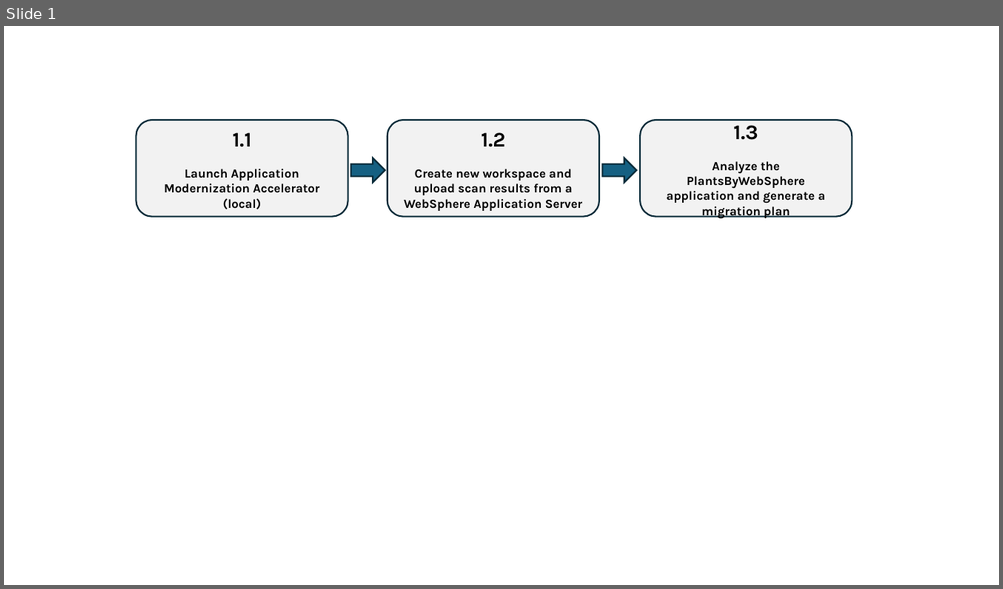
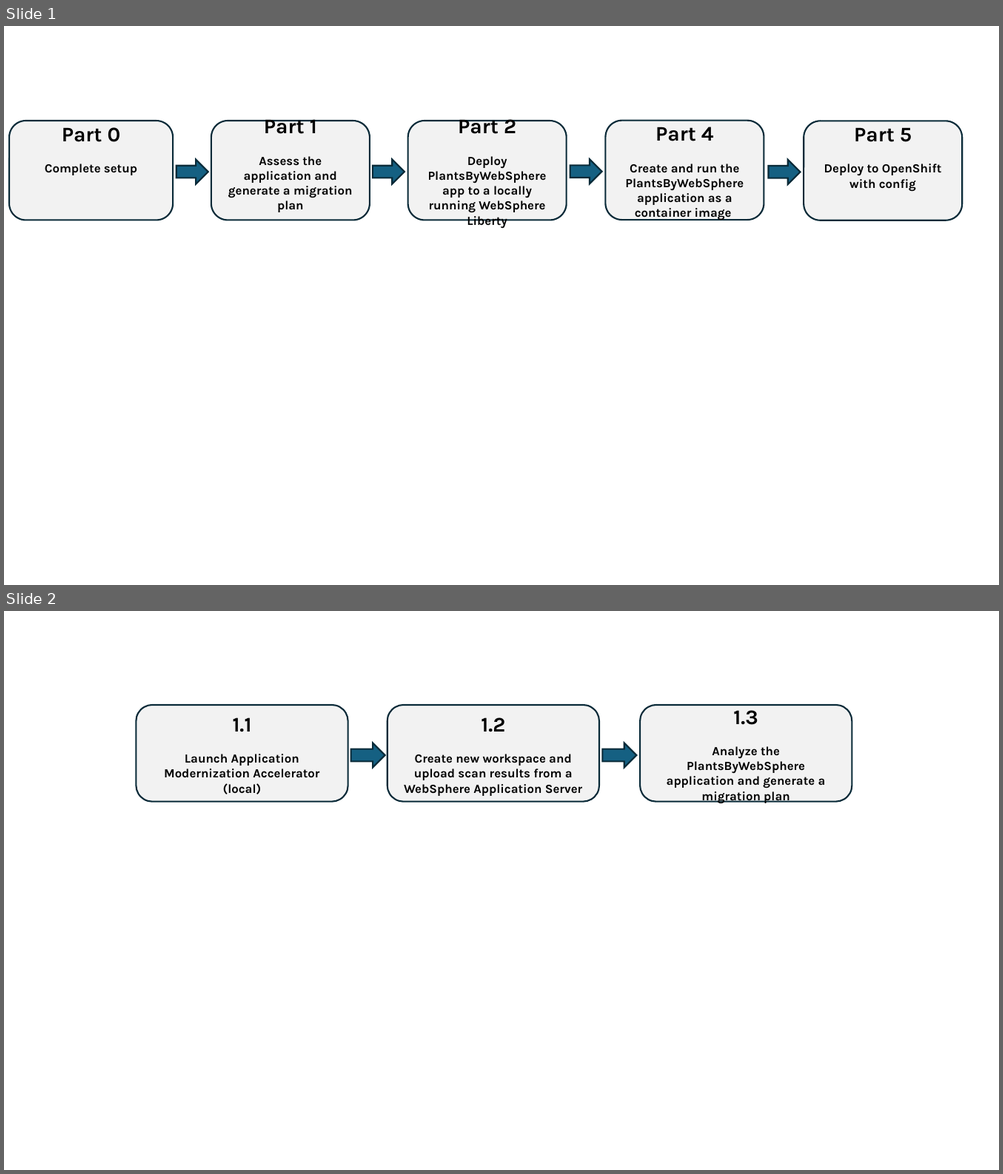
Before and after one commit to LarsBesselmann/LibertyGettingStarted-2026-OCP-Lab, a slide deck: images/media/Steps.pptx. Shown one above the other, each under a label of ours: slide 1 before the commit, slides 1 and 2 after it. The pictures are 1003x589 and 1003x1174 pixels, drawn with LibreOffice and Linux fonts; fonts in the diff are those of the drawing. Boxes give left, top, right and bottom in pixels: in the first picture for what was removed or moved away, otherwise in the second. Text is boxed around its words. In the diff, an @@ line names an element or a change of style, - is before the commit and + after.

```diff
--- a/images/media/Steps.pptx
+++ b/images/media/Steps.pptx
@@ slide 1 added at (4,26,999,585), background #FFFFFF @@
@@ rounded rectangle added at (9,121,173,220), fill #F2F2F2, outline #092A39 1.5 pt, 12 pt, text #000000, bold @@
+Part 0
+Complete setup
@@ rounded rectangle added at (211,121,370,220), fill #F2F2F2, outline #092A39 1.5 pt, 12 pt, text #000000, bold @@
+Part 1
+Assess the application and generate a migration plan
@@ rounded rectangle added at (407,121,566,220), fill #F2F2F2, outline #092A39 1.5 pt, 12 pt, text #000000, bold @@
+Part 2
+Deploy PlantsByWebSphere app to a locally running WebSphere Liberty
@@ rounded rectangle added at (606,121,763,220), fill #F2F2F2, outline #092A39 1.5 pt, 12 pt, text #000000, bold @@
+Part 4
+Create and run the PlantsByWebSphere application as a container image
@@ rounded rectangle added at (804,121,962,220), fill #F2F2F2, outline #092A39 1.5 pt, 12 pt, text #000000, bold @@
+Part 5
+Deploy to OpenShift with config
@@ right arrow added at (176,159,208,184), fill #156082, outline #092A39 1.5 pt @@
@@ right arrow added at (373,159,404,184), fill #156082, outline #092A39 1.5 pt @@
@@ right arrow added at (570,159,603,184), fill #156082, outline #092A39 1.5 pt @@
@@ right arrow added at (768,159,800,184), fill #156082, outline #092A39 1.5 pt @@
@@ what was slide 1 is now slide 2 @@
```
Also in this commit, not shown: 2 other files.
